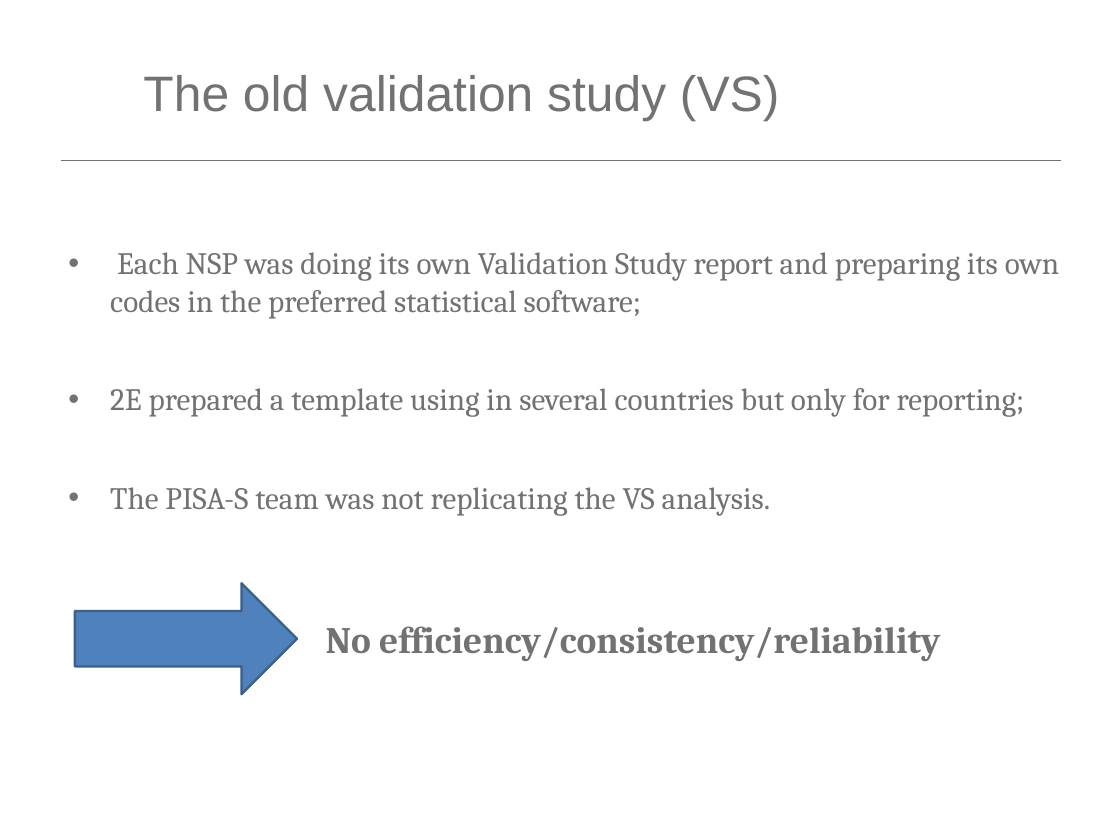
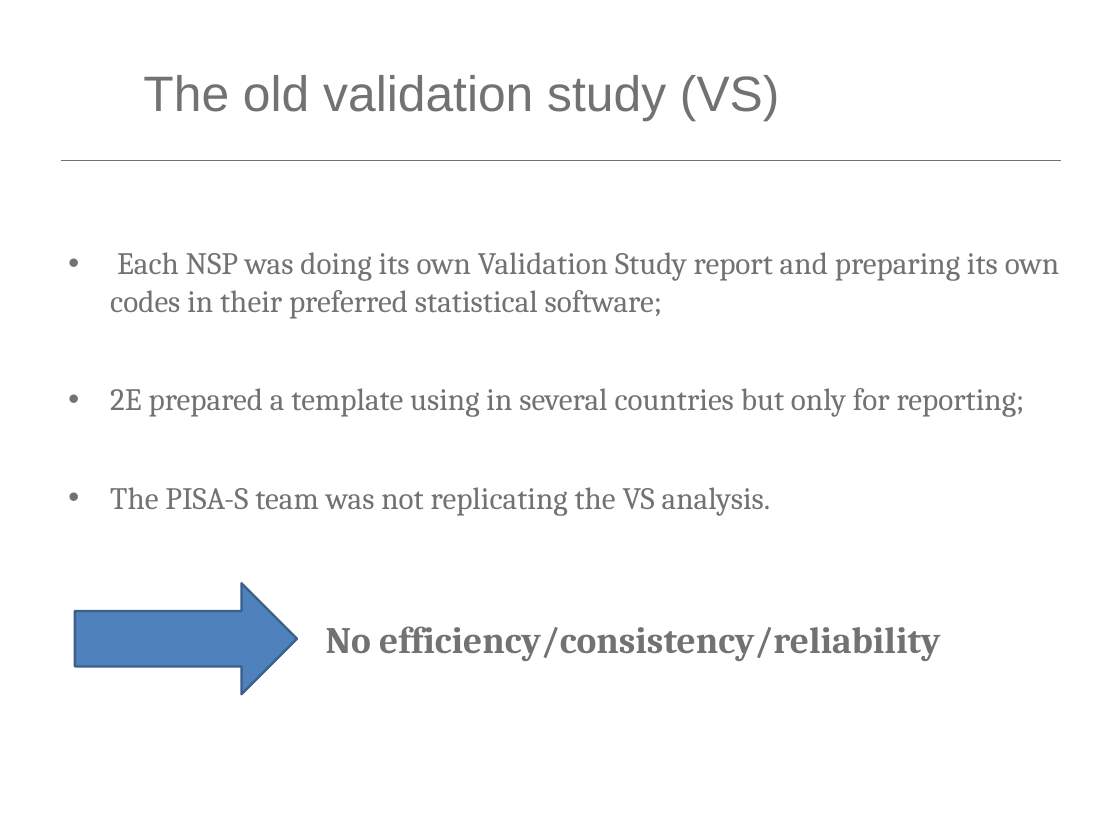
Before and after one commit to bonaventura-p/PBTS-VS, a slide deck: slide 3 of PBTS-VS_tutorial.pptx. Drawn at 1120x840 pixels with LibreOffice and Linux fonts; fonts in the diff are those of the drawing; background and template pictures are left out. Boxes give left, top, right and bottom in pixels: in the first picture for what was removed or moved away, otherwise in the second. Text is boxed around its words. In the diff, an @@ line names an element or a change of style, - is before the commit and + after.

```diff
--- a/PBTS-VS_tutorial.pptx
+++ b/PBTS-VS_tutorial.pptx
@@ text at [110, 252, 1060, 319]: text changed @@
-• Each NSP was doing its own Validation Study report and preparing its own codes in the preferred statistical software;
+• Each NSP was doing its own Validation Study report and preparing its own codes in their preferred statistical software;
```
Also in this commit, not shown: 12 other slides changed, 2 slides added, 2 slides removed, 22 other files.
